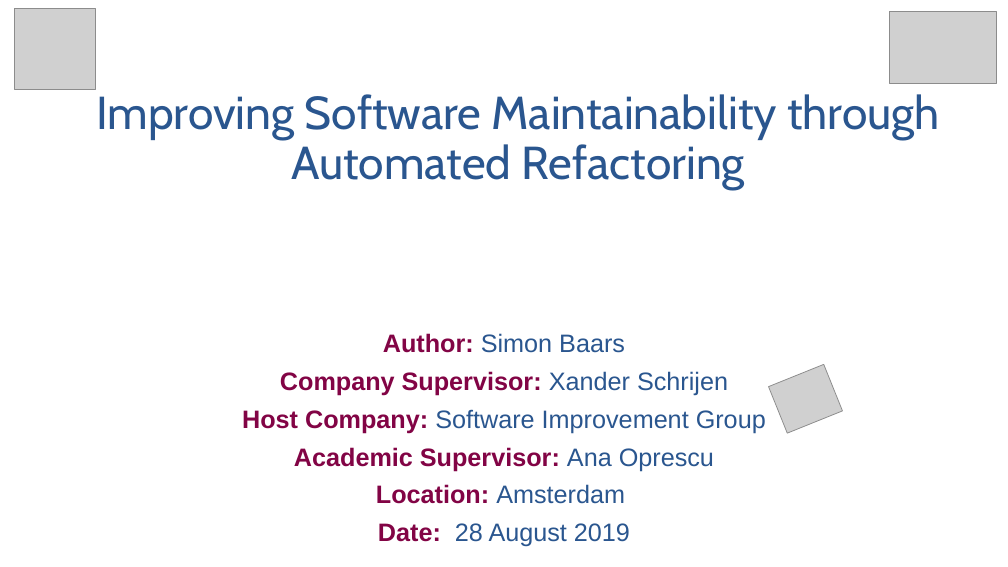
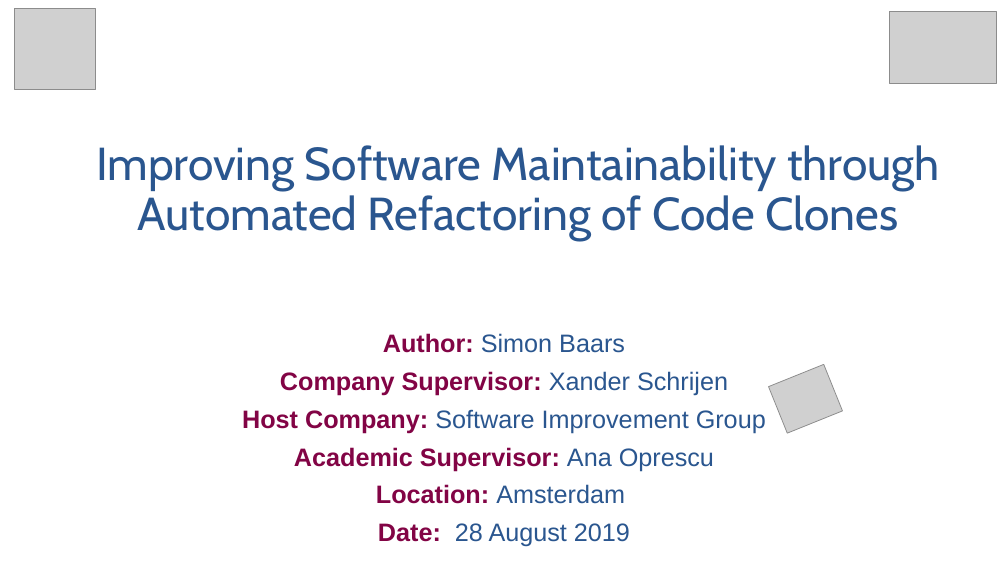
Before and after one commit to SimonBaars/Master-Thesis-Simon-Baars, a slide deck: slide 1 of presentations/FinalPresentation.odp. Drawn at 1008x567 pixels with LibreOffice and Linux fonts; fonts in the diff are those of the drawing; grey boxes stand for pictures. Boxes give left, top, right and bottom in pixels: in the first picture for what was removed or moved away, otherwise in the second. Text is boxed around its words. In the diff, an @@ line names an element or a change of style, - is before the commit and + after.

Commit message:
Final Presentation

```diff
--- a/presentations/FinalPresentation.odp
+++ b/presentations/FinalPresentation.odp
@@ title at box(96, 145, 939, 241): text changed @@
-Improving Software Maintainability through Automated Refactoring
+Improving Software Maintainability through Automated Refactoring of Code Clones
```
Also in this commit, not shown: 2 other slides changed, 4 slides added, 1 slide removed.
